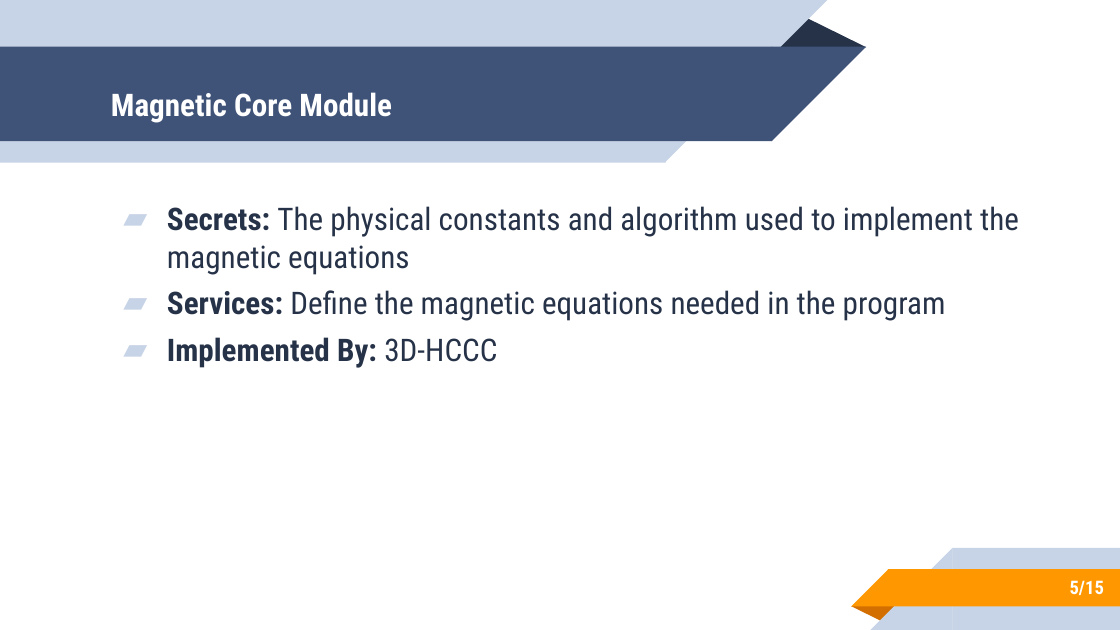
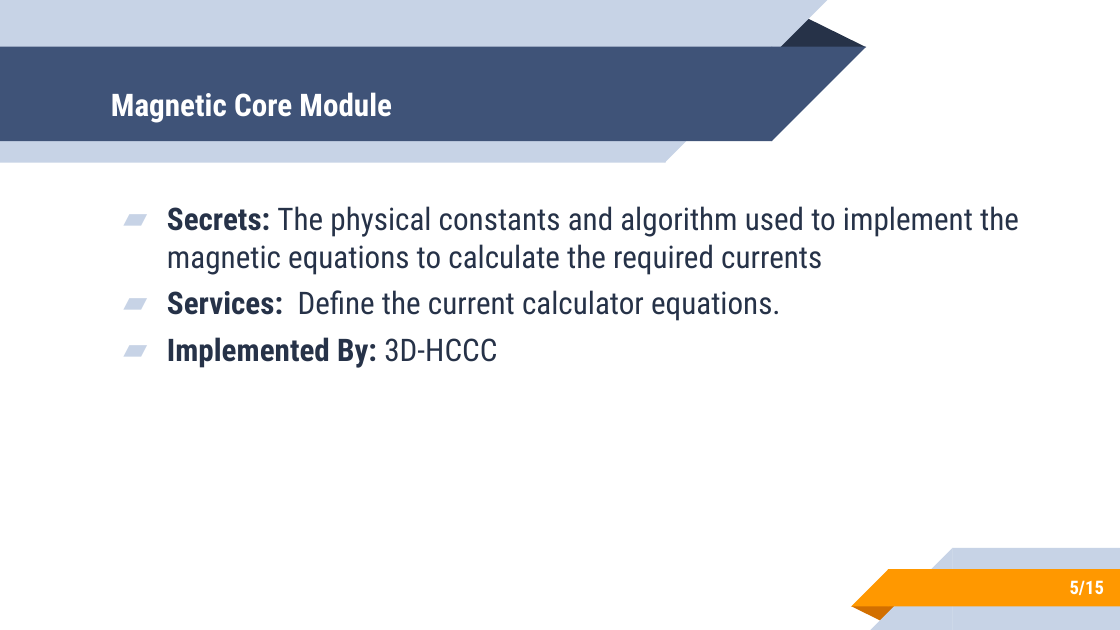
Before and after one commit to rnorouziani/3D-H3C, a slide deck: slide 5 of docs/Presentations/MG-MIS/MG-MIS.pptx. Drawn at 1120x630 pixels with LibreOffice and Linux fonts; fonts in the diff are those of the drawing. Boxes give left, top, right and bottom in pixels: in the first picture for what was removed or moved away, otherwise in the second. Text is boxed around its words. In the diff, an @@ line names an element or a change of style, - is before the commit and + after.

```diff
--- a/docs/Presentations/MG-MIS/MG-MIS.pptx
+++ b/docs/Presentations/MG-MIS/MG-MIS.pptx
@@ text at box(167, 206, 1019, 321): text changed @@
-▰ Secrets: The physical constants and algorithm used to implement the magnetic equations
-▰ Services: Define the magnetic equations needed in the program
+▰ Secrets: The physical constants and algorithm used to implement the magnetic equations to calculate the required currents
+▰ Services: Define the current calculator equations.
```
Also in this commit, not shown: 9 other slides changed.
